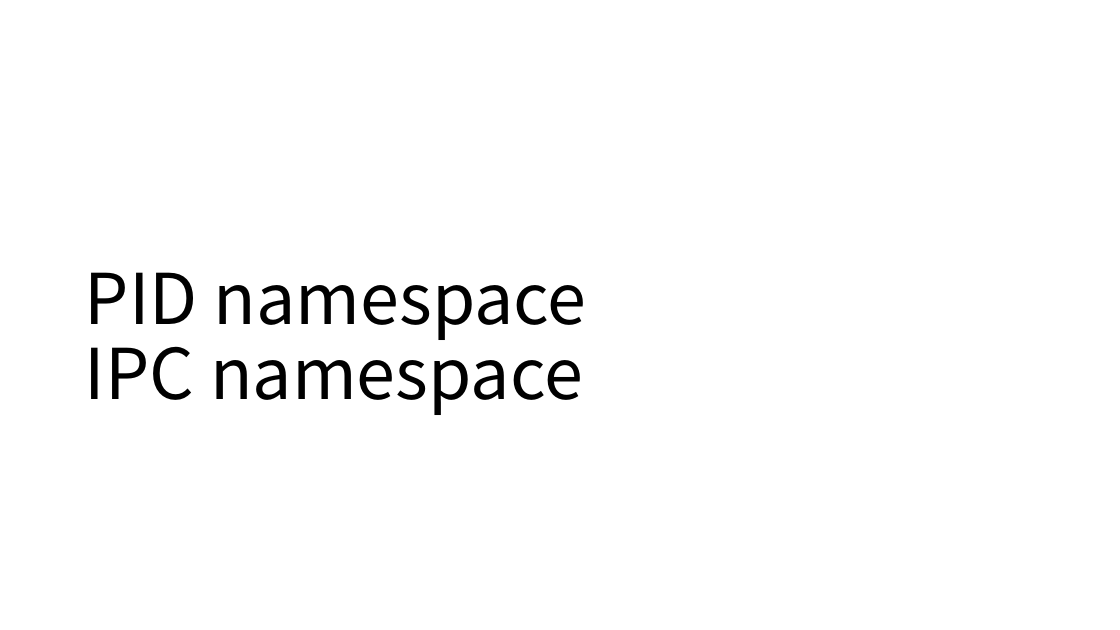
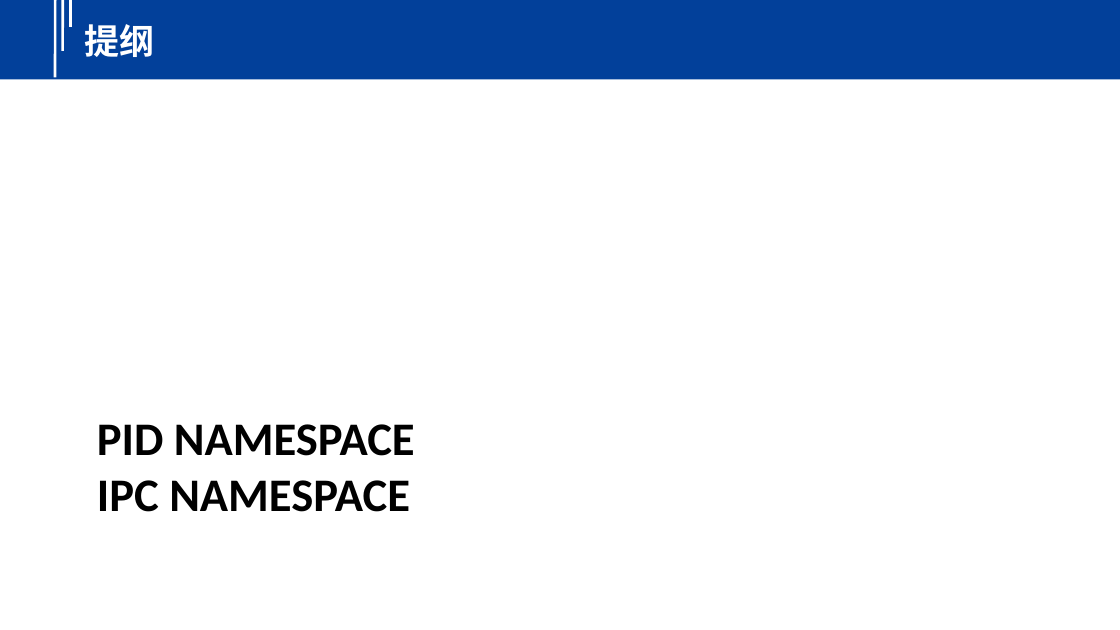
Before and after one commit to yindaheng98/Notebook, a slide deck: slide 7 of 学习笔记/Docker/Namespaces.pptx. Drawn at 1120x630 pixels with LibreOffice and Linux fonts; fonts in the diff are those of the drawing. Boxes give left, top, right and bottom in pixels: in the first picture for what was removed or moved away, otherwise in the second. Text is boxed around its words. In the diff, an @@ line names an element or a change of style, - is before the commit and + after.

```diff
--- a/学习笔记/Docker/Namespaces.pptx
+++ b/学习笔记/Docker/Namespaces.pptx
@@ rectangle added at (0,0,1120,79), fill #02409A @@
@@ line added from (55, 0) to (55, 77), #FFFFFF 2.25 pt @@
@@ line added from (63, 0) to (63, 51), #FFFFFF 2.25 pt @@
@@ line added from (71, 0) to (71, 28), #FFFFFF 2.25 pt @@
@@ text added at (84,24,154,57), 30 pt, text #FFFFFF, bold @@
+提纲
@@ title "PID NAMESPACE IPC NAMESPACE" at (97,424,415,512): vertical alignment bottom to top @@
@@ title at (97,424,415,512): text changed; size 60 to 40 pt; font Noto Sans CJK SC to Calibri; bold on @@
-PID namespace
-IPC namespace
+PID NAMESPACE
+IPC NAMESPACE
```
Also in this commit, not shown: 18 other slides changed, 8 other files.
